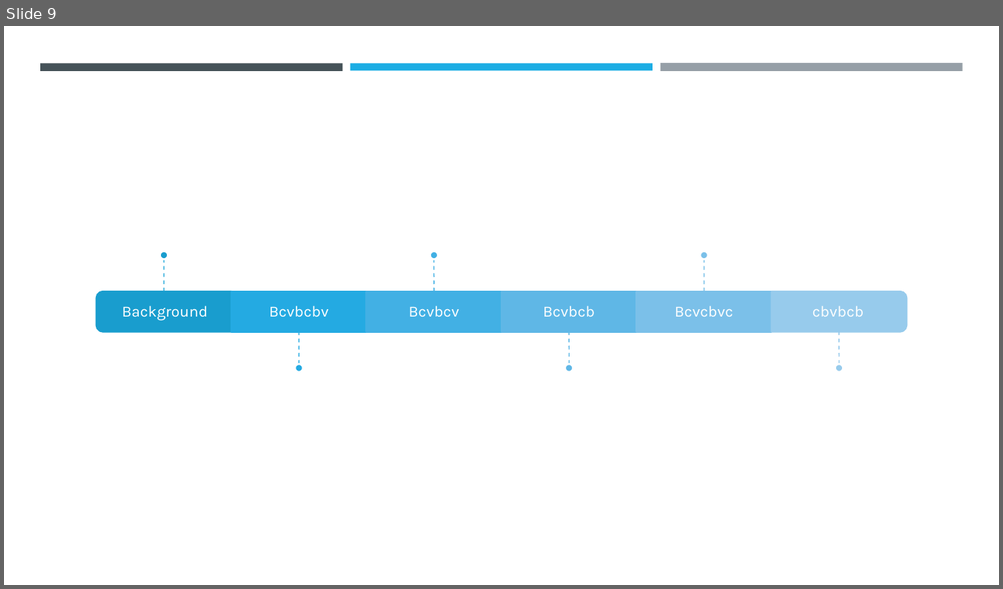
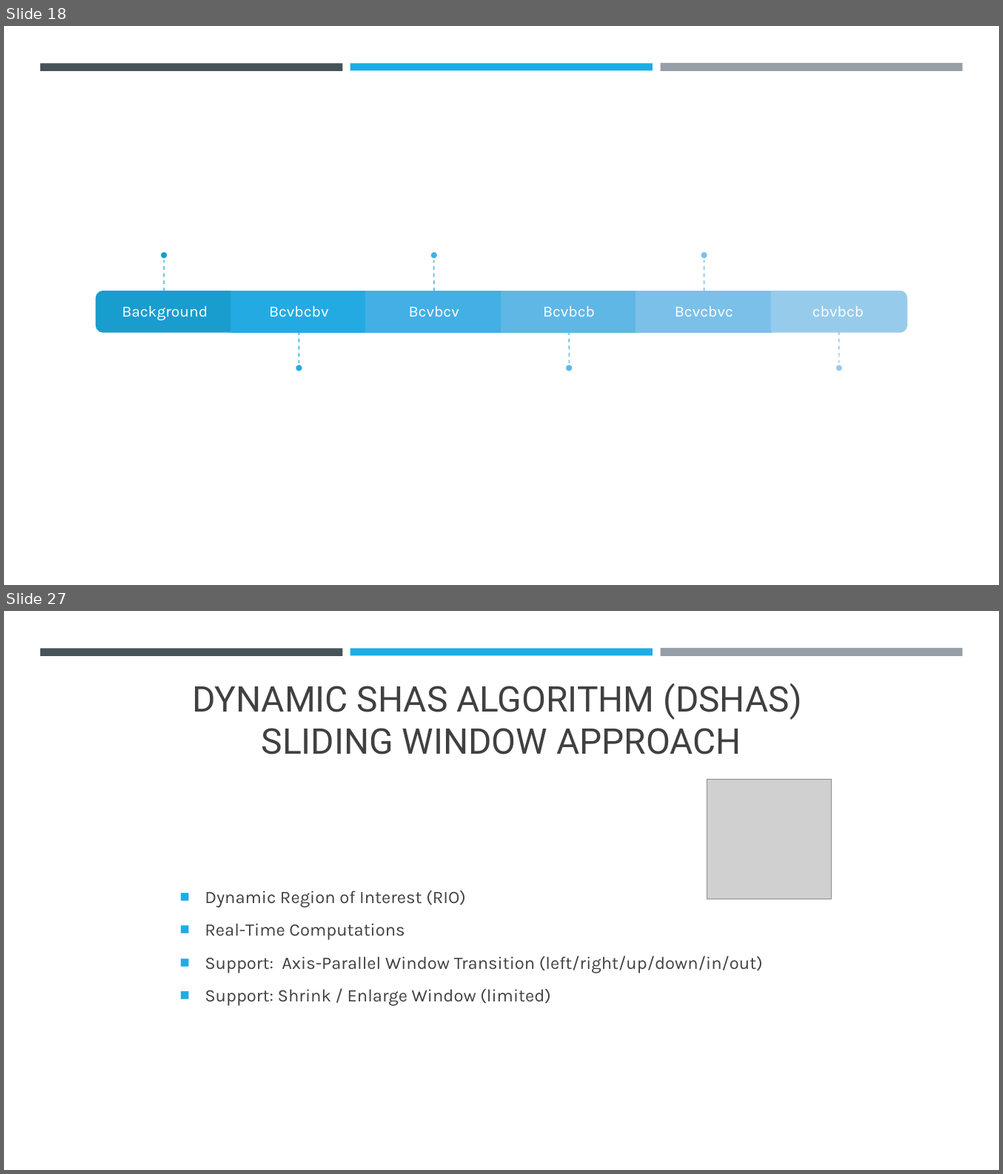
Before and after one commit to gvol11/MGA-MFD, a slide deck: Future Forward.pptx. Shown one above the other, each under a label of ours: slide 9 before the commit, slides 18 and 27 after it; the slides between them are not shown. The pictures are 1003x589 and 1003x1174 pixels, drawn with LibreOffice and Linux fonts; fonts in the diff are those of the drawing; grey boxes stand for pictures. Boxes give left, top, right and bottom in pixels: in the first picture for what was removed or moved away, otherwise in the second. Text is boxed around its words. In the diff, an @@ line names an element or a change of style, - is before the commit and + after.

```diff
--- a/Future Forward.pptx
+++ b/Future Forward.pptx
@@ slide 27 added at (x1=4, y1=611, x2=999, y2=1170), background #FFFFFF; not listed: 3 template elements that a slide beside it also shows @@
@@ title added at (x1=192, y1=684, x2=802, y2=755), 34.2 pt, text #404040 @@
+DYNAMIC SHAS ALGORITHM (DSHAS)
+SLIDING WINDOW APPROACH
@@ picture added at (x1=707, y1=779, x2=831, y2=899) @@
@@ text added at (x1=205, y1=891, x2=762, y2=1006), 17 pt, text #404040 @@
+■ Dynamic Region of Interest (RIO)
+■ Real-Time Computations
+■ Support: Axis-Parallel Window Transition (left/right/up/down/in/out)
+■ Support: Shrink / Enlarge Window (limited)
@@ what was slide 9 is now slide 18 @@
```
Also in this commit, not shown: 2 slides changed, 20 other slides added.
